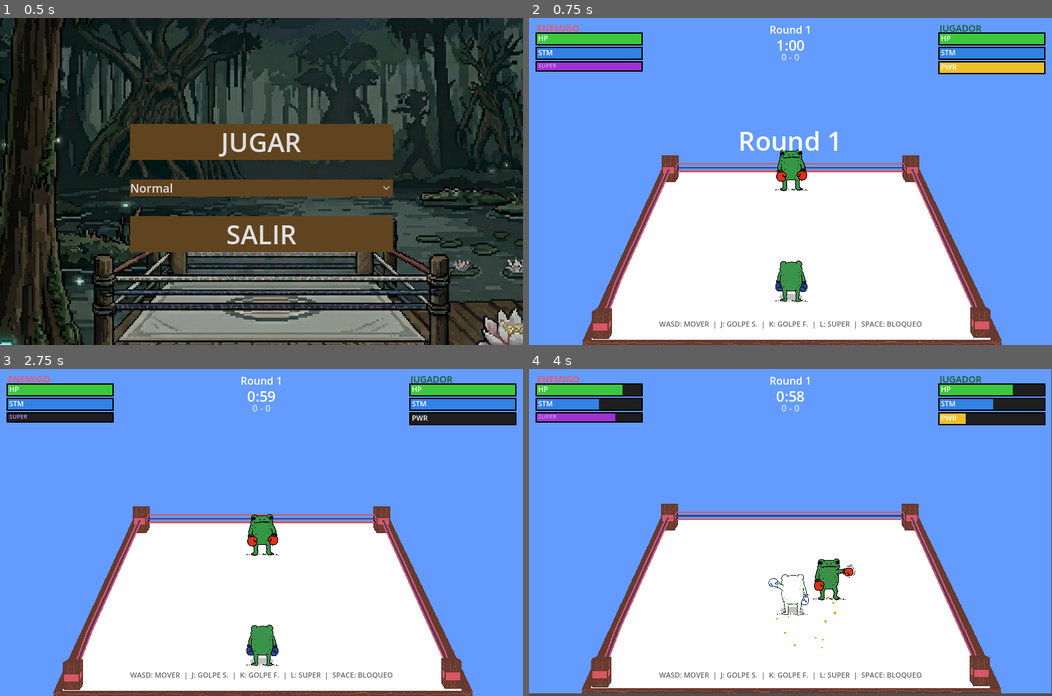
Above: before the commit, frames 1-4 (two rows, left to right).
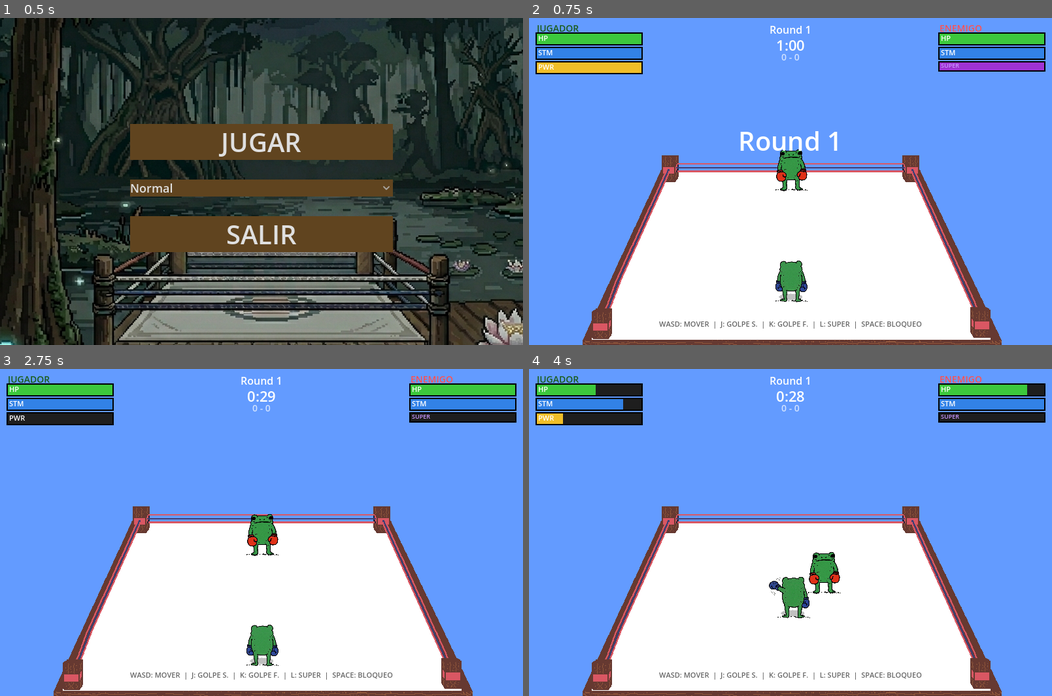
Above: after the commit, the same moments.

Repository: pperez227/GameJam_EA
Game: Godot game, scene res://scenes/Menu.tscn
Same seed, same stepped clock (60 frames per second), same inputs: the game is played once before the commit and once after it. Sound files missing from this copy of the repository are replaced by a short silence.
Inputs:
- Up to frame 1 (0.5 s): no input
- Up to frame 2 (0.75 s): click "JUGAR" at 0.5 s
- Up to frame 3 (2.75 s): tap Enter at 1.25 s; hold D (move_right) 1.28-2.03 s; hold Space (block) 1.28-2.03 s; tap L (special) at 1.55, 2.1 s; hold S (move_down) from 2.03 s (still down); tap Space (block) at 2.3 s
- Up to frame 4 (4 s): release S (move_down) at 2.78 s; hold D (move_right) 2.78-3.53 s; hold Space (block) 2.78-3.53 s; tap L (special) at 3.05 s; hold W (move_up) from 3.53 s (still down); tap K (hard_attack) at 3.6 s; tap Space (block) at 3.8 s

Frame 1 is identical in both runs. In frame 2, 1.7% of the frame differs, in the area x 1-99%, y 2-18%; in frame 3, 0.9%; in frame 4, 7.7%, in the area x 0-100%, y 0-100%.

Commit message:
feat: Implement core game scripts for player, enemy AI, HUD, and game management.

Diff:
--- a/scripts/enemy_ai.gd
+++ b/scripts/enemy_ai.gd
@@ -62,20 +62,20 @@
 	# Apply difficulty settings
 	var diff: int = GameSettings.difficulty
 	if diff == 0:  # Normal
-		between_combo_cooldown = 0.5
+		between_combo_cooldown = 1.0
+		max_combo_hits = 2
+		diff_block_chance = 0.20
+		base_aggression = 0.28
+	elif diff == 2:  # Extremo
+		between_combo_cooldown = 0.50
 		max_combo_hits = 3
-		diff_block_chance = 0.4
-		base_aggression = 0.55
-	elif diff == 2:  # Extremo
-		between_combo_cooldown = 0.25
-		max_combo_hits = 4
-		diff_block_chance = 0.7
-		base_aggression = 0.85
+		diff_block_chance = 0.35
+		base_aggression = 0.43
 	else:  # Difícil
-		between_combo_cooldown = 0.35
-		max_combo_hits = 3
-		diff_block_chance = 0.55
-		base_aggression = 0.70
+		between_combo_cooldown = 0.70
+		max_combo_hits = 2
+		diff_block_chance = 0.28
+		base_aggression = 0.35
 
 func set_player_reference(p: CharacterBody2D) -> void:
 	player = p
@@ -273,8 +273,10 @@
 
 # ── Super ────────────────────────────────────────────────────────
 func activate_super() -> void:
-	super_pending = true
-	super_warning_timer = SUPER_WARNING_TIME
+	super_pending = false
+	super_active_timer = SUPER_DURATION
+	super_hit_timer = 0.0
+	_enter_state(State.SUPER, SUPER_DURATION)
 
 func _handle_super_warning(delta: float) -> void:
 	super_warning_timer -= delta
--- a/scripts/game_manager.gd
+++ b/scripts/game_manager.gd
@@ -37,7 +37,7 @@
 var is_paused: bool = false
 
 # ── Round state ─────────────────────────────────────────────────
-const ROUND_TIME: float = 60.0
+const ROUND_TIME: float = 30.0
 const TOTAL_ROUNDS: int = 3
 const WINS_NEEDED: int = 2
 const KNOCKDOWN_TIME: float = 10.0
@@ -60,6 +60,7 @@
 # Combo counter
 var hit_combo_count: int = 0
 var hit_combo_timer: float = 0.0
+var overlap_timer: float = 0.0
 
 # Victory screen
 var victory_layer: CanvasLayer
@@ -178,6 +179,19 @@
 				if hit_combo_timer <= 0:
 					hit_combo_count = 0
 					hud.update_combo(0)
+			# Overlap detection
+			var dist = player.position.distance_to(enemy.position)
+			if dist < 30.0:
+				overlap_timer += delta
+				if overlap_timer > 1.0:
+					var push_dir = (enemy.position - player.position).normalized()
+					if push_dir.length() < 0.1:
+						push_dir = Vector2(1, 0)
+					enemy.position += push_dir * 100.0
+					enemy._clamp_to_ring()
+					overlap_timer = 0.0
+			else:
+				overlap_timer = 0.0
 		GameState.KNOCKDOWN:
 			_process_knockdown(delta)
 		GameState.ROUND_END:
@@ -323,6 +337,12 @@
 		player.hp = KNOCKDOWN_RECOVERY_HP
 		player.sprite.rotation = 0
 		enemy.is_dead = false
+		# Separate enemy to opposite corner
+		if player.position.x < 400:
+			enemy.position.x = 620
+		else:
+			enemy.position.x = 180
+		enemy._clamp_to_ring()
 	else:
 		enemy.is_dead = false
 		enemy.hp = KNOCKDOWN_RECOVERY_HP
--- a/scripts/hud.gd
+++ b/scripts/hud.gd
@@ -41,7 +41,6 @@
 var timer_label: Label
 var score_label: Label
 var knockdown_label: Label
-var knockdown_bg: ColorRect
 var combo_label: Label
 var transition_label: Label
 
@@ -54,71 +53,73 @@
 	_build_miss_hud()
 	_build_round_hud()
 
-# ── Enemy HUD (top-left) ────────────────────────────────────────
+# ── Enemy HUD (top-right) ──────────────────────────────────────
 func _build_enemy_hud() -> void:
 	var container: Control = Control.new()
 	container.name = "EnemyHUD"
 	add_child(container)
 
+	var base_x: float = 800.0 - BAR_WIDTH - 12.0
+
 	var lbl: Label = Label.new()
 	lbl.text = "ENEMIGO"
-	lbl.position = Vector2(12, 6)
+	lbl.position = Vector2(base_x, 6)
 	lbl.add_theme_font_size_override("font_size", 14)
 	lbl.add_theme_color_override("font_color", Color8(255, 80, 80))
 	container.add_child(lbl)
 
 	# HP bar with border
 	var hp_y: float = 24
-	_add_border(container, 12, hp_y, BAR_WIDTH, BAR_HEIGHT)
-	enemy_hp_bar = _make_bar(12, hp_y, BAR_WIDTH, BAR_HEIGHT, Color8(30, 30, 30))
+	_add_border(container, base_x, hp_y, BAR_WIDTH, BAR_HEIGHT)
+	enemy_hp_bar = _make_bar(base_x, hp_y, BAR_WIDTH, BAR_HEIGHT, Color8(30, 30, 30))
 	container.add_child(enemy_hp_bar)
-	enemy_hp_fill = _make_bar(12, hp_y, BAR_WIDTH, BAR_HEIGHT, Color8(60, 200, 60))
+	enemy_hp_fill = _make_bar(base_x, hp_y, BAR_WIDTH, BAR_HEIGHT, Color8(60, 200, 60))
 	container.add_child(enemy_hp_fill)
 
 	var hp_lbl: Label = Label.new()
 	hp_lbl.text = "HP"
-	hp_lbl.position = Vector2(14, hp_y - 1)
+	hp_lbl.position = Vector2(base_x + 2, hp_y - 1)
 	hp_lbl.add_theme_font_size_override("font_size", 11)
 	hp_lbl.add_theme_color_override("font_color", Color.WHITE)
 	container.add_child(hp_lbl)
 
 	# Stamina bar (blue) with border
 	var stm_y: float = hp_y + BAR_HEIGHT + BAR_SPACING
-	_add_border(container, 12, stm_y, BAR_WIDTH, BAR_HEIGHT)
-	enemy_stm_bar = _make_bar(12, stm_y, BAR_WIDTH, BAR_HEIGHT, Color8(30, 30, 30))
+	_add_border(container, base_x, stm_y, BAR_WIDTH, BAR_HEIGHT)
+	enemy_stm_bar = _make_bar(base_x, stm_y, BAR_WIDTH, BAR_HEIGHT, Color8(30, 30, 30))
 	container.add_child(enemy_stm_bar)
-	enemy_stm_fill = _make_bar(12, stm_y, BAR_WIDTH, BAR_HEIGHT, Color8(50, 130, 230))
+	enemy_stm_fill = _make_bar(base_x, stm_y, BAR_WIDTH, BAR_HEIGHT, Color8(50, 130, 230))
 	container.add_child(enemy_stm_fill)
 
 	var stm_lbl: Label = Label.new()
 	stm_lbl.text = "STM"
-	stm_lbl.position = Vector2(14, stm_y - 1)
+	stm_lbl.position = Vector2(base_x + 2, stm_y - 1)
 	stm_lbl.add_theme_font_size_override("font_size", 11)
 	stm_lbl.add_theme_color_override("font_color", Color.WHITE)
 	container.add_child(stm_lbl)
 
 	# Power bar (purple) with border
 	var pwr_y: float = stm_y + BAR_HEIGHT + BAR_SPACING
-	_add_border(container, 12, pwr_y, BAR_WIDTH, 12)
-	enemy_power_bar = _make_bar(12, pwr_y, BAR_WIDTH, 12, Color8(30, 30, 30))
+	_add_border(container, base_x, pwr_y, BAR_WIDTH, 12)
+	enemy_power_bar = _make_bar(base_x, pwr_y, BAR_WIDTH, 12, Color8(30, 30, 30))
 	container.add_child(enemy_power_bar)
-	enemy_power_fill = _make_bar(12, pwr_y, BAR_WIDTH, 12, Color8(160, 50, 210))
+	enemy_power_fill = _make_bar(base_x, pwr_y, BAR_WIDTH, 12, Color8(160, 50, 210))
 	container.add_child(enemy_power_fill)
 
 	var pwr_lbl: Label = Label.new()
 	pwr_lbl.text = "SUPER"
-	pwr_lbl.position = Vector2(14, pwr_y - 2)
+	pwr_lbl.position = Vector2(base_x + 2, pwr_y - 2)
 	pwr_lbl.add_theme_font_size_override("font_size", 9)
 	pwr_lbl.add_theme_color_override("font_color", Color8(200, 150, 255))
 	container.add_child(pwr_lbl)
 
-# ── Player HUD (top-right) ──────────────────────────────────────
+# ── Player HUD (top-left) ──────────────────────────────────────
 func _build_player_hud() -> void:
 	var container: Control = Control.new()
 	container.name = "PlayerHUD"
 	add_child(container)
 
-	var base_x: float = 800.0 - BAR_WIDTH - 12.0
+	var base_x: float = 12.0
 
 	var title_lbl: Label = Label.new()
 	title_lbl.text = "JUGADOR"
@@ -248,6 +249,7 @@
 	# Clear old labels and boxes
 	for child in qte_container.get_children():
 		if child is ColorRect and child.name == "QTEBoxParent":
+			qte_container.remove_child(child)
 			child.queue_free()
 	qte_key_labels.clear()
 
@@ -396,13 +398,6 @@
 	score_label.add_theme_color_override("font_color", Color(1, 1, 1, 0.7))
 	add_child(score_label)
 
-	# Knockdown background (dark, centered, hidden)
-	knockdown_bg = ColorRect.new()
-	knockdown_bg.position = Vector2(200, 180)
-	knockdown_bg.size = Vector2(400, 120)
-	knockdown_bg.color = Color(0, 0, 0, 0.6)
-	knockdown_bg.visible = false
-	add_child(knockdown_bg)
 
 	# Knockdown countdown (center screen, hidden)
 	knockdown_label = Label.new()
@@ -418,7 +413,7 @@
 	# Combo counter (right side, hidden)
 	combo_label = Label.new()
 	combo_label.text = ""
-	combo_label.position = Vector2(600, 350)
+	combo_label.position = Vector2(650, 430)
 	combo_label.size = Vector2(180, 50)
 	combo_label.horizontal_alignment = HORIZONTAL_ALIGNMENT_CENTER
 	combo_label.add_theme_font_size_override("font_size", 32)
@@ -454,7 +449,6 @@
 	score_label.text = str(p_wins) + " - " + str(e_wins)
 
 func show_knockdown(count: int, is_player: bool) -> void:
-	knockdown_bg.visible = true
 	knockdown_label.visible = true
 	knockdown_label.add_theme_color_override("font_color", Color8(26, 58, 138))
 	if is_player:
@@ -464,7 +458,6 @@
 
 func hide_knockdown() -> void:
 	knockdown_label.visible = false
-	knockdown_bg.visible = false
 
 func update_combo(count: int) -> void:
 	if count >= 2:
--- a/scripts/player.gd
+++ b/scripts/player.gd
@@ -24,7 +24,7 @@
 const BOT_RIGHT_X: float = 660.0
 
 const MAX_HP: float = 100.0
-const STAMINA_REGEN: float = 0.21
+const STAMINA_REGEN: float = 0.42
 const SOFT_ATTACK_STAMINA_COST: float = 0.15
 const HARD_ATTACK_STAMINA_COST: float = 0.30
 const BLOCK_STAMINA_DRAIN: float = 0.25
@@ -275,7 +275,7 @@
 	if not is_blocking and not is_block_broken:
 		stamina = clampf(stamina + STAMINA_REGEN * delta, 0.0, 1.0)
 		if stamina >= 1.0 and hp > 0 and hp < MAX_HP:
-			hp = minf(hp + 5.0 * delta, MAX_HP)
+			hp = minf(hp + 10.0 * delta, MAX_HP)
 
 func _handle_attack_timers(delta: float) -> void:
 	if is_in_qte:
